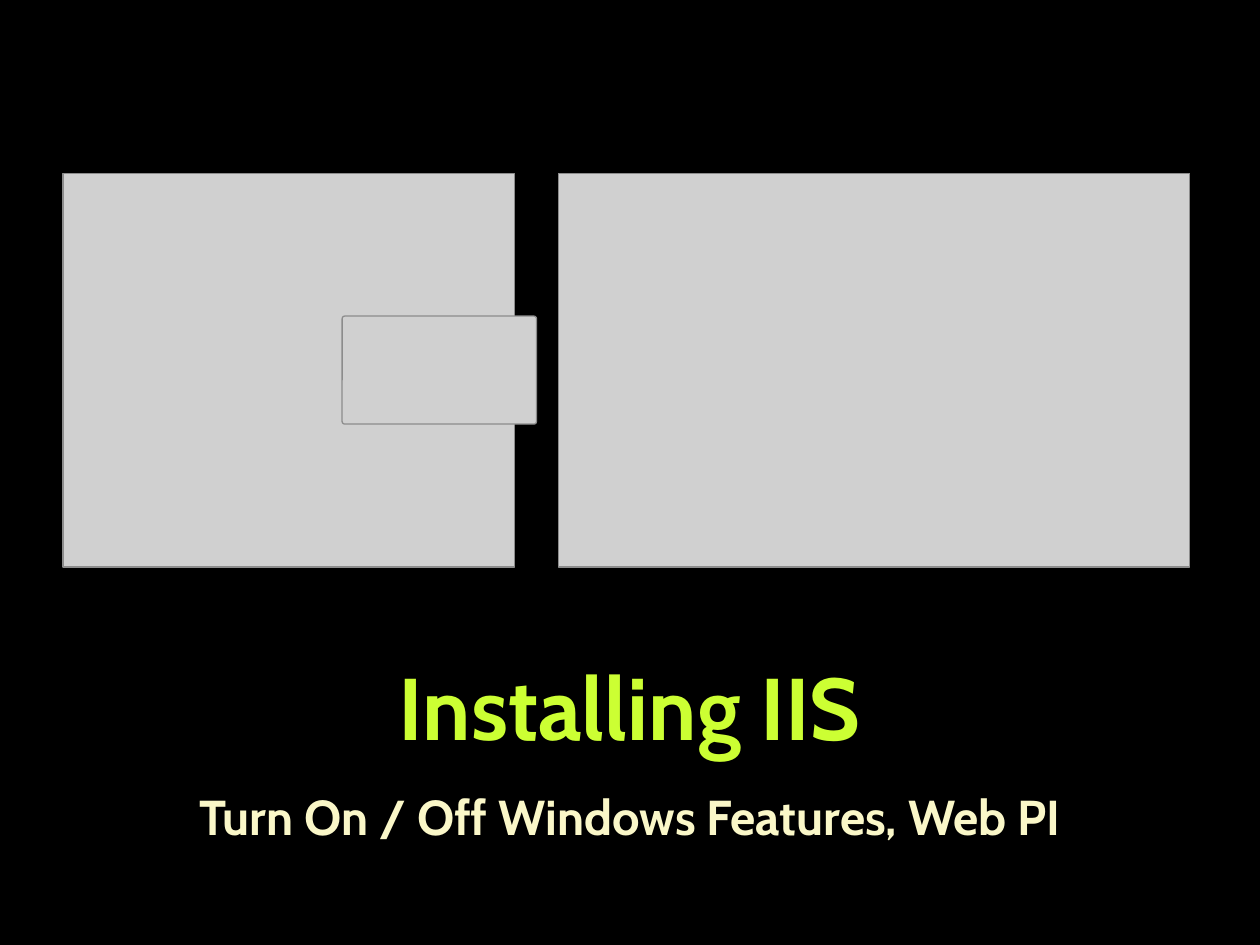
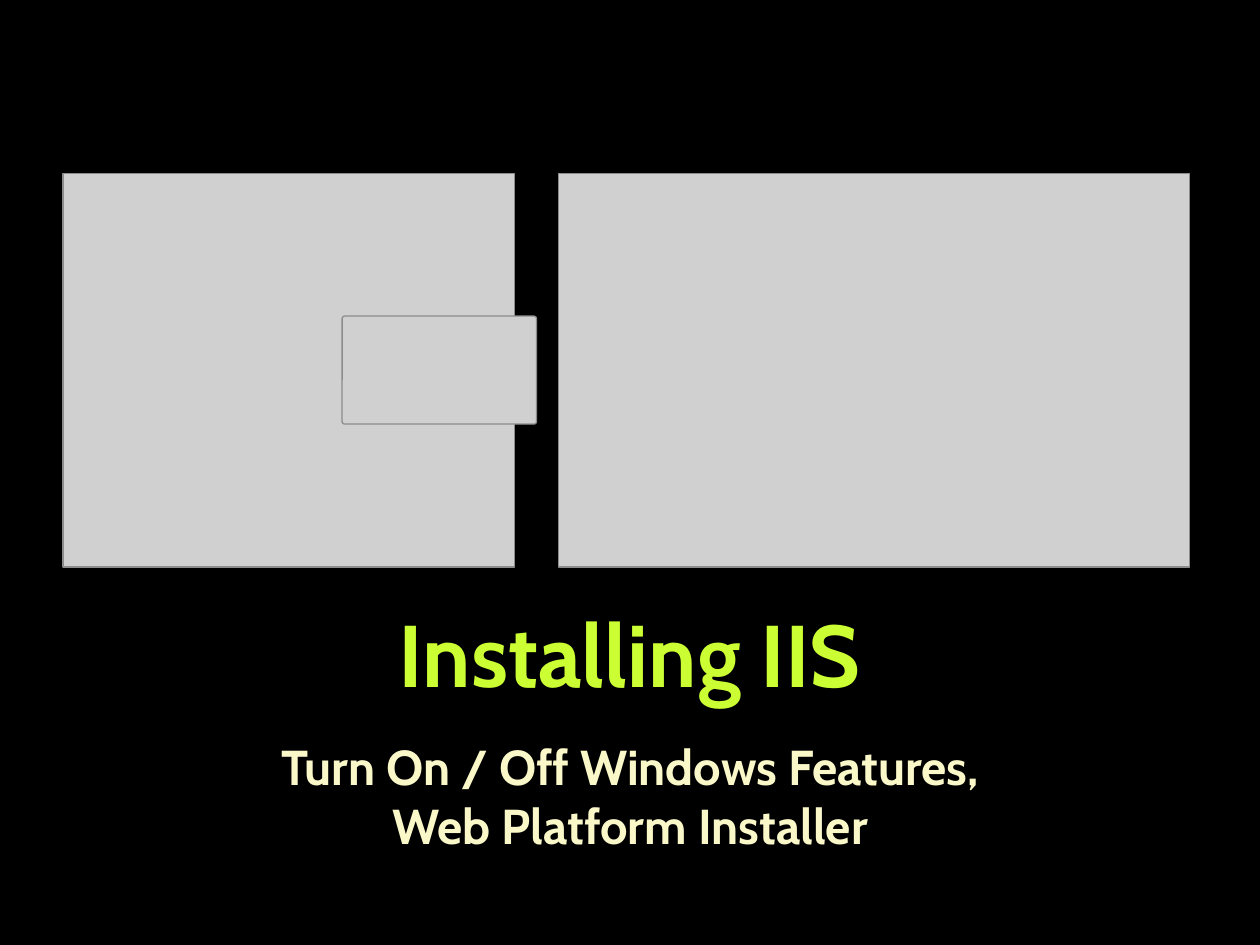
Before and after one commit to martin-nikolov/Telerik-Academy, a slide deck: slide 6 of ASP.NET MVC/08. IIS and Deployment of ASP.NET Applications/IIS and Deployment of ASP.NET Applications.pptx. Drawn at 1260x945 pixels with LibreOffice and Linux fonts; fonts in the diff are those of the drawing; grey boxes stand for pictures; background and template pictures are left out. Boxes give left, top, right and bottom in pixels: in the first picture for what was removed or moved away, otherwise in the second. Text is boxed around its words. In the diff, an @@ line names an element or a change of style, - is before the commit and + after.

```diff
--- a/ASP.NET MVC/08. IIS and Deployment of ASP.NET Applications/IIS and Deployment of ASP.NET Applications.pptx
+++ b/ASP.NET MVC/08. IIS and Deployment of ASP.NET Applications/IIS and Deployment of ASP.NET Applications.pptx
@@ title "Installing IIS": place and size @@
-title "Installing IIS" at <box>399,674,861,759</box>
+title "Installing IIS" at <box>399,621,861,706</box>
@@ subtitle at <box>281,748,979,845</box>: text changed @@
-Turn On / Off Windows Features, Web PI
+Turn On / Off Windows Features,
+Web Platform Installer
```
Also in this commit, not shown: 5 other slides changed, 1 slide added, 1 other file.
